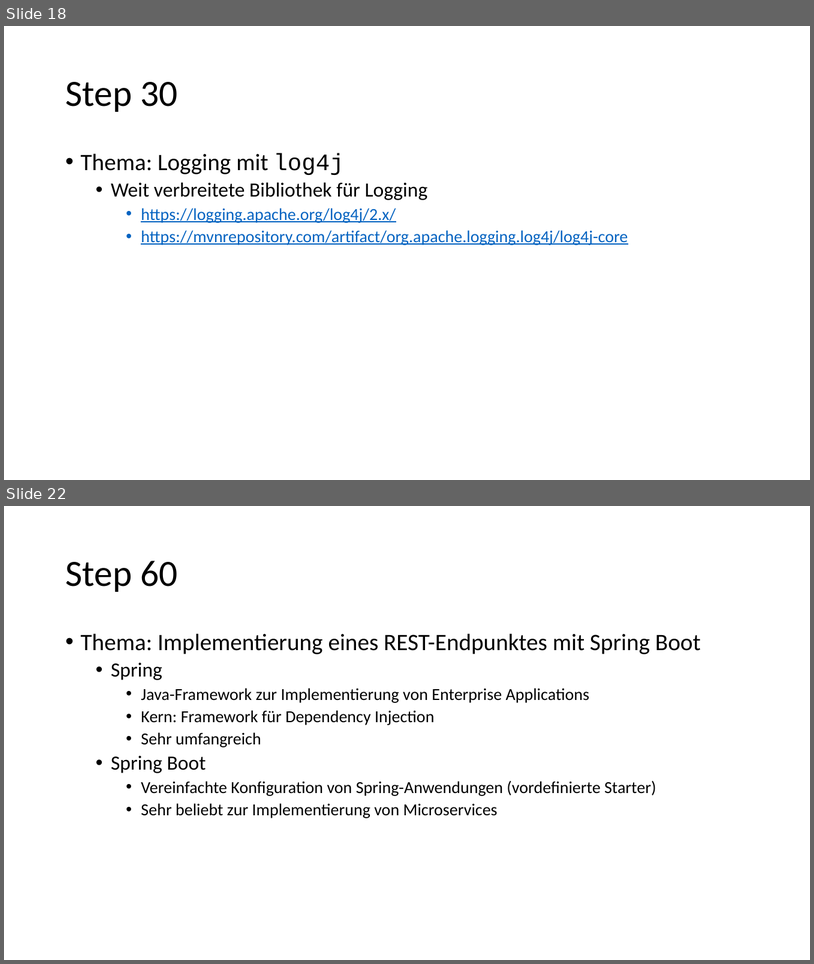
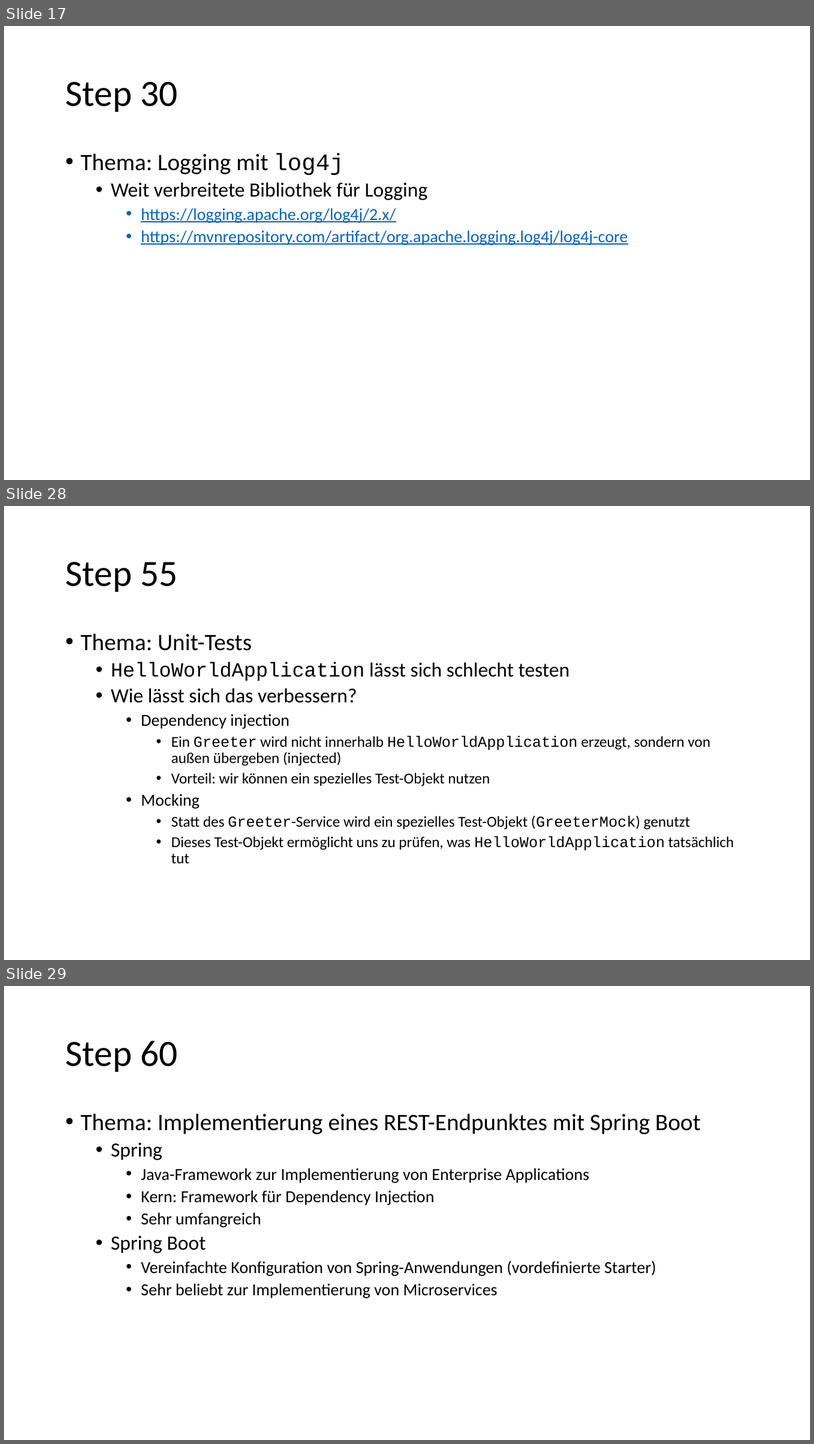
Before and after one commit to igeldo/PR4-SoSe23, a slide deck: Java-Starter.pptx. Shown one above the other, each under a label of ours: slides 18 and 22 before the commit, slides 17, 28 and 29 after it; the slides between them are not shown. The pictures are 814x964 and 814x1444 pixels, drawn with LibreOffice and Linux fonts; fonts in the diff are those of the drawing. Boxes give left, top, right and bottom in pixels: in the first picture for what was removed or moved away, otherwise in the second. Text is boxed around its words. In the diff, an @@ line names an element or a change of style, - is before the commit and + after.

Commit message:
update documentation (up to step 0055)

```diff
--- a/Java-Starter.pptx
+++ b/Java-Starter.pptx
@@ slide 28 added at <box>4,506,810,960</box>, background #FFFFFF @@
@@ title added at <box>65,562,178,592</box>, 44 pt, text #000000 @@
+Step 55
@@ text added at <box>81,633,735,863</box>, 18 pt, text #000000 @@
+• Thema: Unit-Tests
+  • HelloWorldApplication lässt sich schlecht testen
+  • Wie lässt sich das verbessern?
+    • Dependency injection
+      • Ein Greeter wird nicht innerhalb HelloWorldApplication erzeugt, sondern von außen übergeben (injected)
+      • Vorteil: wir können ein spezielles Test-Objekt nutzen
+    • Mocking
+      • Statt des Greeter-Service wird ein spezielles Test-Objekt (GreeterMock) genutzt
+      • Dieses Test-Objekt ermöglicht uns zu prüfen, was HelloWorldApplication tatsächlich tut
@@ what was slide 18 is now slide 17 @@
@@ what was slide 22 is now slide 29 @@
```
Also in this commit, not shown: 5 slides changed, 7 other slides added, 1 slide removed.
